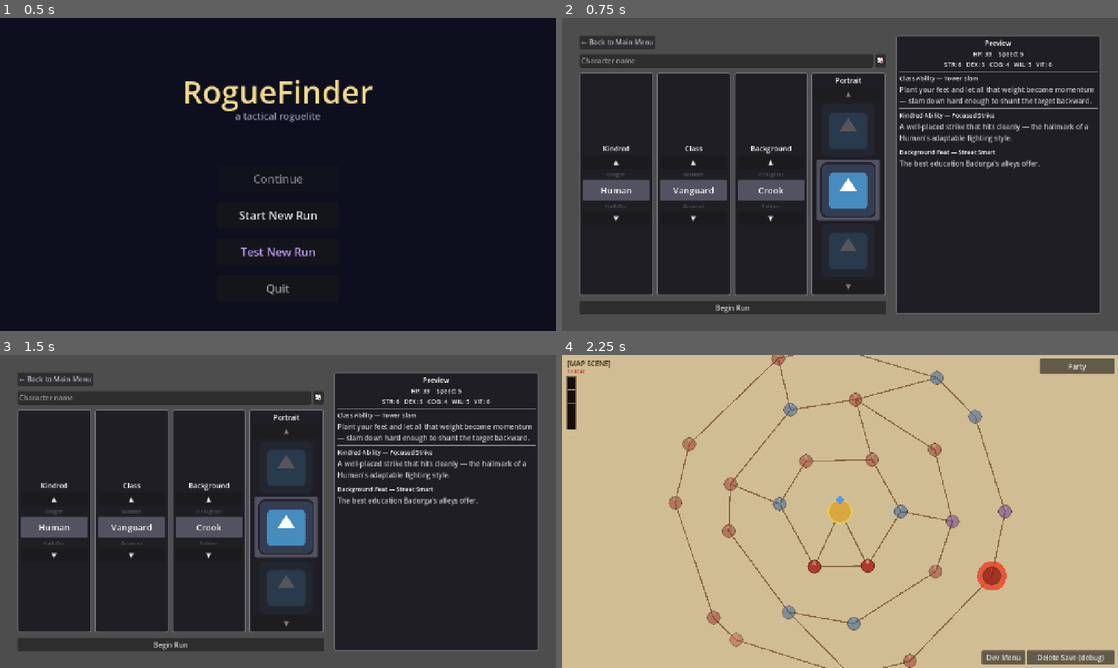
Above: before the commit, frames 1-4 (two rows, left to right).
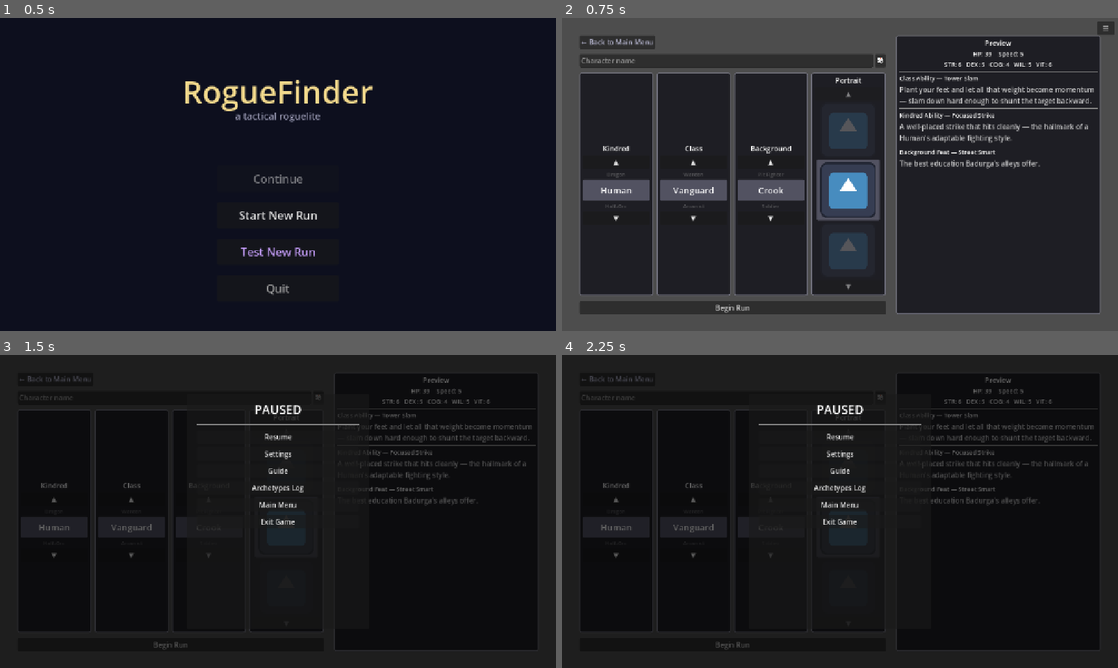
Above: after the commit, the same moments.

Repository: caleb-the-dev/RogueFinder
Game: Godot game, scene res://main.tscn
The game is run twice, just before and just after one commit, with the same random seed, the same clock (stepped at 60 frames per second) and the same inputs. The engine's default icon, where the game draws it, is replaced by a stand-in: a white triangle on a blue panel in a dark square.
Inputs (mouse positions are in pixels of both pictures, inside the frame that each line leads up to):
- Up to frame 1 (0.5 s): no input
- Up to frame 2 (0.75 s): click "Start New Run" at 0.5 s
- Up to frame 3 (1.5 s): click (544, 364) at 1.25 s, where only the run after the commit has a clickable "☰"
- Up to frame 4 (2.25 s): click (734, 646) at 2 s, where only the run before the commit has a clickable "Begin Run"

Frame 1 is identical in both runs. In frame 2, 0.1% of the frame differs, in the area x 96-100%, y 1-6%; in frame 3, 41%; in frame 4, 100%, in the area x 0-100%, y 0-100%.

Commit message:
fix(ui): pause menu not opening — process mode + scene gate + menu button
- process_mode WHEN_PAUSED → ALWAYS so _unhandled_input fires before the tree
  is paused (was the root cause: ESC could never be received to open the menu)
- Scene gate now blocks main.tscn (boot wrapper for MainMenuScene) in addition
  to MainMenuScene.tscn and RunSummaryScene.tscn
- Added ☰ menu button (top-right, layer 26) visible in pauseable scenes; hidden
  on main menu/run summary via _process check
- Test updated to assert main.tscn is blocked

Co-Authored-By: Claude Sonnet 4.6 <noreply@anthropic.com>

Diff:
--- a/rogue-finder/scripts/ui/PauseMenuManager.gd
+++ b/rogue-finder/scripts/ui/PauseMenuManager.gd
@@ -3,9 +3,9 @@
 
 ## --- PauseMenuManager ---
 ## Global pause overlay reachable from all gameplay scenes.
-## ESC toggles open/closed via _unhandled_input; a scene-name gate blocks the main
-## menu and run-summary screens. Layer 26 sits above all other overlays.
-## process_mode = WHEN_PAUSED so the menu remains interactive while get_tree().paused.
+## ESC or the "☰" button toggle the menu; a scene-name gate blocks main.tscn and
+## RunSummaryScene. Layer 26 sits above all other overlays.
+## process_mode = ALWAYS so _unhandled_input fires whether or not the tree is paused.
 
 signal menu_opened
 signal menu_closed
@@ -36,15 +36,21 @@
 var _music_slider:  HSlider  = null
 var _sfx_slider:    HSlider  = null
 var _log_list:      VBoxContainer = null
+var _menu_btn:      Button        = null
 
 ## --- Lifecycle ---
 
 func _ready() -> void:
 	layer = 26
-	process_mode = Node.PROCESS_MODE_WHEN_PAUSED
+	# ALWAYS so _unhandled_input and _process fire in both paused and unpaused states.
+	process_mode = Node.PROCESS_MODE_ALWAYS
 	_build_ui()
 	_backdrop.visible  = false
 	_container.visible = false
+
+func _process(_delta: float) -> void:
+	if _menu_btn != null:
+		_menu_btn.visible = not _is_open and _is_pauseable_scene()
 
 ## --- Input ---
 
@@ -70,6 +76,12 @@
 		close_menu()
 	get_viewport().set_input_as_handled()
 
+func _on_menu_btn_pressed() -> void:
+	if _is_open:
+		return
+	if _is_pauseable_scene():
+		open_menu()
+
 ## Returns true when the current scene supports the pause menu.
 func _is_pauseable_scene() -> bool:
 	var scene := get_tree().current_scene
@@ -79,6 +91,9 @@
 
 ## Pure function — testable without a live scene.
 static func _scene_name_is_pauseable(path: String) -> bool:
+	# main.tscn is the boot wrapper that instances MainMenuScene — treat it as non-pauseable.
+	if path.ends_with("main.tscn"):
+		return false
 	if path.ends_with("MainMenuScene.tscn"):
 		return false
 	if path.ends_with("RunSummaryScene.tscn"):
@@ -151,6 +166,14 @@
 	_backdrop.size  = Vector2(VP_W, VP_H)
 	_backdrop.position = Vector2.ZERO
 	add_child(_backdrop)
+
+	# Persistent ☰ menu button — top-right corner, shown in pauseable scenes only.
+	_menu_btn = Button.new()
+	_menu_btn.text = "☰"
+	_menu_btn.custom_minimum_size = Vector2(40.0, 28.0)
+	_menu_btn.position = Vector2(VP_W - 48.0, 8.0)
+	_menu_btn.pressed.connect(_on_menu_btn_pressed)
+	add_child(_menu_btn)
 
 	# Centered panel container
 	_container = PanelContainer.new()
--- a/rogue-finder/tests/test_pause_menu.gd
+++ b/rogue-finder/tests/test_pause_menu.gd
@@ -38,6 +38,8 @@
 
 ## Title screen and run-end summary must not allow the pause menu.
 func test_scene_gate_blocks_menu_and_run_summary() -> void:
+	assert(not PauseMenuManager._scene_name_is_pauseable("res://main.tscn"),
+		"main.tscn (MainMenu wrapper) must NOT be pauseable")
 	assert(not PauseMenuManager._scene_name_is_pauseable("res://scenes/ui/MainMenuScene.tscn"),
 		"MainMenuScene must NOT be pauseable")
 	assert(not PauseMenuManager._scene_name_is_pauseable("res://scenes/ui/RunSummaryScene.tscn"),
